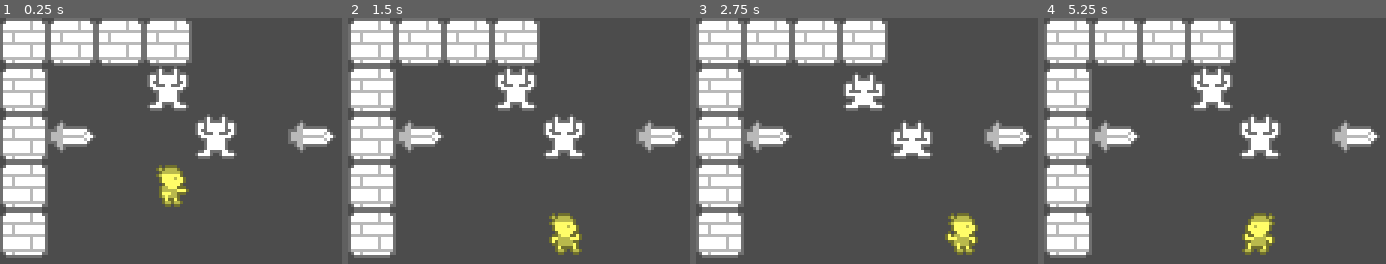
Above: before the commit, frames 1-4 (left to right).
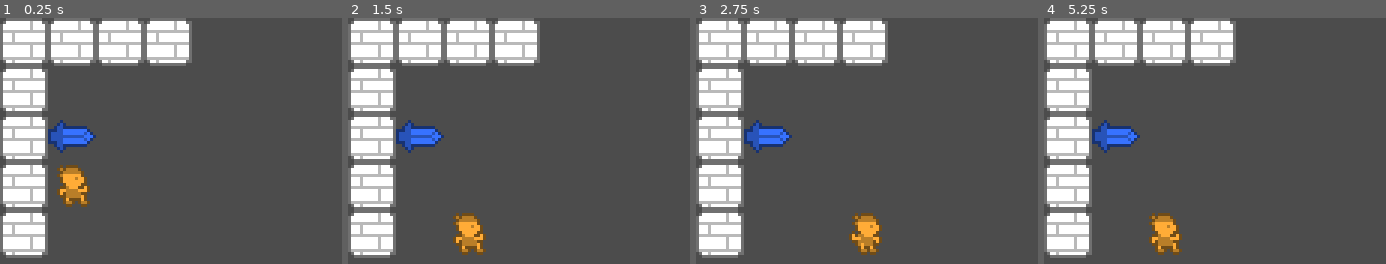
Above: after the commit, the same moments.

Repository: JUB-Yoush/yudum-1
Game: Godot game, scene res://src/Levels/Lvl0.tscn
Same seed, same stepped clock (60 frames per second), same inputs: the game is played once before the commit and once after it.
Inputs:
- Up to frame 1 (0.25 s): no input
- Up to frame 2 (1.5 s): tap Enter at 0.5 s; hold D (right) 0.53-1.28 s; hold F (grab) 0.53-1.28 s; tap Space at 1.25 s; hold S (down) from 1.28 s (still down); tap F (grab) at 1.35 s
- Up to frame 3 (2.75 s): tap Enter at 2 s; release S (down) at 2.03 s; hold D (right) from 2.03 s (still down); hold F (grab) from 2.03 s (still down)
- Up to frame 4 (5.25 s): tap Space at 2.75, 4.25 s; release D (right) at 2.78 s; release F (grab) at 2.78 s; hold W (up) 2.78-3.53 s; tap F (grab) at 2.85, 4.35 s; tap Enter at 3.5 s; hold F (grab) 3.53-4.28 s; hold A (left) 3.53-5.03 s; hold S (down) from 5.03 s (still down); hold F (grab) from 5.03 s (still down)

The runs differ from the first frame. In frame 1, 7.9% of the frame differs, in the area x 14-99%, y 19-77%; in frame 2, 8.0%, in the area x 14-99%, y 19-97%; in frame 3, 7.6%; in frame 4, 8.0%.

Commit message:
re did everything lmao, works better, get animations for player back and make the mob interactions again.

Diff:
--- a/project.godot
+++ b/project.godot
@@ -7,6 +7,16 @@
 ;   param=value ; assign values to parameters
 
 config_version=4
+
+_global_script_classes=[ {
+"base": "Area2D",
+"class": "Actor",
+"language": "GDScript",
+"path": "res://src/actors/generic/Actor.gd"
+} ]
+_global_script_class_icons={
+"Actor": ""
+}
 
 [application]
 
@@ -88,6 +98,11 @@
 , Object(InputEventKey,"resource_local_to_scene":false,"resource_name":"","device":0,"alt":false,"shift":false,"control":false,"meta":false,"command":false,"pressed":false,"scancode":90,"physical_scancode":0,"unicode":0,"echo":false,"script":null)
  ]
 }
+scan={
+"deadzone": 0.5,
+"events": [ Object(InputEventKey,"resource_local_to_scene":false,"resource_name":"","device":0,"alt":false,"shift":false,"control":false,"meta":false,"command":false,"pressed":false,"scancode":88,"physical_scancode":0,"unicode":0,"echo":false,"script":null)
+ ]
+}
 
 [layer_names]
 
--- a/src/Levels/Lvl0.tscn
+++ b/src/Levels/Lvl0.tscn
@@ -1,9 +1,8 @@
-[gd_scene load_steps=8 format=2]
+[gd_scene load_steps=7 format=2]
 
 [ext_resource path="res://assets/tilesheet.png" type="Texture" id=1]
 [ext_resource path="res://src/actors/player/Player.tscn" type="PackedScene" id=2]
-[ext_resource path="res://src/actors/weapon/Sword.tscn" type="PackedScene" id=3]
-[ext_resource path="res://src/actors/mobs/Mob.tscn" type="PackedScene" id=4]
+[ext_resource path="res://src/actors/items/Sword.tscn" type="PackedScene" id=3]
 [ext_resource path="res://src/Levels/Main.gd" type="Script" id=5]
 
 [sub_resource type="ConvexPolygonShape2D" id=3]
@@ -31,15 +30,23 @@
 "shape_transform": Transform2D( 1, 0, 0, 1, 0, 0 )
 } ]
 0/z_index = 0
+1/name = "tilesheet.png 1"
+1/texture = ExtResource( 1 )
+1/tex_offset = Vector2( 0, 0 )
+1/modulate = Color( 1, 1, 1, 1 )
+1/region = Rect2( 32, 32, 16, 16 )
+1/tile_mode = 0
+1/occluder_offset = Vector2( 0, 0 )
+1/navigation_offset = Vector2( 0, 0 )
+1/shape_offset = Vector2( 0, 0 )
+1/shape_transform = Transform2D( 1, 0, 0, 1, 0, 0 )
+1/shape_one_way = false
+1/shape_one_way_margin = 0.0
+1/shapes = [  ]
+1/z_index = 0
 
 [node name="Main" type="Node2D"]
 script = ExtResource( 5 )
-
-[node name="Player" parent="." instance=ExtResource( 2 )]
-position = Vector2( 48, 48 )
-
-[node name="Sword" parent="." instance=ExtResource( 3 )]
-position = Vector2( 16, 32 )
 
 [node name="TileMap" type="TileMap" parent="." groups=["walls"]]
 position = Vector2( 32, 32 )
@@ -49,11 +56,8 @@
 format = 1
 tile_data = PoolIntArray( -65538, 0, 0, -65537, 0, 0, -131072, 0, 0, -131071, 0, 0, -2, 0, 0, 65534, 0, 0, 131070, 0, 0, 196606, 0, 0 )
 
-[node name="Enemy" parent="." instance=ExtResource( 4 )]
-position = Vector2( 48, 16 )
+[node name="Sword" parent="." instance=ExtResource( 3 )]
+position = Vector2( 16, 32 )
 
-[node name="Sword2" parent="." instance=ExtResource( 3 )]
-position = Vector2( 96, 32 )
-
-[node name="Enemy2" parent="." instance=ExtResource( 4 )]
-position = Vector2( 64, 32 )
+[node name="Player" parent="." groups=["player"] instance=ExtResource( 2 )]
+position = Vector2( 16, 48 )
--- a/src/Levels/Main.gd
+++ b/src/Levels/Main.gd
@@ -1,8 +1,9 @@
 extends Node2D
 
-onready var player = get_node("Player")
+#onready var player = get_node("Player")
 func _ready() -> void:
-	player.connect("player_turn_ended",self,"on_player_turn_ended")
+	pass
+	#player.connect("player_turn_ended",self,"on_player_turn_ended")
 
 
 # Called every frame. 'delta' is the elapsed time since the previous frame.
@@ -18,5 +19,5 @@
 	var mobs := get_tree().get_nodes_in_group("mobs")
 	for mob in mobs:
 		mob.act()
-	player.start_turn()
+	#player.start_turn()
 	pass
--- /dev/null
+++ b/src/actors/generic/Actor.gd
@@ -0,0 +1,52 @@
+extends Area2D
+class_name Actor
+
+onready var sprite = $Sprite
+onready var tween = $Tween
+
+var tile_size:int = 16
+var speed:int = 7
+
+var frame:int = 0
+var frames
+
+
+# MOVEMENT / PATHFINDING
+var directions:Dictionary= {"right": Vector2.RIGHT,
+				"left": Vector2.LEFT,
+				"up":Vector2.UP,
+				"down": Vector2.DOWN}
+
+var direction:Vector2 = Vector2.ZERO
+var direction_ray:RayCast2D
+
+onready var rays:Node2D = $Rays
+onready var rayR:RayCast2D = $Rays/RayR
+onready var rayL:RayCast2D = $Rays/RayL
+onready var rayU:RayCast2D = $Rays/RayU
+onready var rayD:RayCast2D = $Rays/RayD
+
+var ray_scan_results:Dictionary = {
+	Vector2.RIGHT:null,
+	Vector2.LEFT:null,
+	Vector2.UP:null,
+	Vector2.DOWN:null
+}
+
+func ray_scan():
+	for ray in rays.get_children():
+		ray.force_raycast_update()
+		ray_scan_results[ray.cast_to.normalized()] = ray
+	return ray_scan_results
+
+
+func _ready() -> void:
+	position = position.snapped(Vector2.ONE * tile_size)
+
+func move_by_tween(direction) -> void:
+	tween.interpolate_property(self, "position",position, position + (direction * tile_size), 1.0/speed, Tween.TRANS_SINE, Tween.EASE_IN_OUT)
+	tween.start()
+
+func animate():
+	frame = wrapi(frame + 1, 0, frames)
+	sprite.frame = frame
--- /dev/null
+++ b/src/actors/generic/Actor.tscn
@@ -0,0 +1,45 @@
+[gd_scene load_steps=4 format=2]
+
+[ext_resource path="res://assets/tilesheet.png" type="Texture" id=1]
+[ext_resource path="res://src/actors/generic/Actor.gd" type="Script" id=2]
+
+[sub_resource type="RectangleShape2D" id=2]
+extents = Vector2( 7, 7 )
+
+[node name="Actor" type="Area2D"]
+script = ExtResource( 2 )
+
+[node name="Sprite" type="Sprite" parent="."]
+texture = ExtResource( 1 )
+centered = false
+region_enabled = true
+region_rect = Rect2( 0, 0, 16, 16 )
+
+[node name="CollisionShape2D" type="CollisionShape2D" parent="."]
+position = Vector2( 8, 8 )
+shape = SubResource( 2 )
+
+[node name="Rays" type="Node2D" parent="."]
+position = Vector2( 8, 8 )
+
+[node name="RayR" type="RayCast2D" parent="Rays"]
+position = Vector2( 8, 0 )
+cast_to = Vector2( 8, 0 )
+collide_with_areas = true
+
+[node name="RayL" type="RayCast2D" parent="Rays"]
+position = Vector2( -8, 0 )
+cast_to = Vector2( -8, 0 )
+collide_with_areas = true
+
+[node name="RayU" type="RayCast2D" parent="Rays"]
+position = Vector2( 0, -8 )
+cast_to = Vector2( 0, -8 )
+collide_with_areas = true
+
+[node name="RayD" type="RayCast2D" parent="Rays"]
+position = Vector2( 0, 8 )
+cast_to = Vector2( 0, 8 )
+collide_with_areas = true
+
+[node name="Tween" type="Tween" parent="."]
--- /dev/null
+++ b/src/actors/items/Sword.gd
@@ -0,0 +1,9 @@
+extends Actor
+
+var attack = 3
+
+func _ready() -> void:
+	frames = 1
+
+func move(direction:Vector2):
+	move_by_tween(direction)
--- /dev/null
+++ b/src/actors/items/Sword.tscn
@@ -0,0 +1,11 @@
+[gd_scene load_steps=3 format=2]
+
+[ext_resource path="res://src/actors/generic/Actor.tscn" type="PackedScene" id=1]
+[ext_resource path="res://src/actors/items/Sword.gd" type="Script" id=2]
+
+[node name="Sword" groups=["items"] instance=ExtResource( 1 )]
+script = ExtResource( 2 )
+
+[node name="Sprite" parent="." index="0"]
+modulate = Color( 0.219608, 0.45098, 1, 1 )
+region_rect = Rect2( 32, 16, 16, 16 )
--- a/src/actors/weapon/Sword.tscn
+++ b/src/actors/items/oldSword.tscn
@@ -1,7 +1,8 @@
 [gd_scene load_steps=4 format=2]
 
 [ext_resource path="res://assets/tilesheet.png" type="Texture" id=1]
-[ext_resource path="res://src/actors/weapon/Sword.gd" type="Script" id=2]
+[ext_resource path="res://src/actors/items/oldSword.gd" type="Script" id=2]
+
 
 [sub_resource type="RectangleShape2D" id=1]
 extents = Vector2( 8, 8 )
--- a/src/actors/player/Player.gd
+++ b/src/actors/player/Player.gd
@@ -1,202 +1,150 @@
-extends Area2D
+extends Actor
 
-onready var sprite = $Sprite
-onready var ray = $RayCast2D
-onready var tween = $Tween
+# PLAYER VARIABLES ------------------------------------
+var max_hp:int = 10
+var hp:int = max_hp
 
-var tile_size:int = 16
+var max_ap:int = 6
+var ap:int = max_ap
 
-var speed = 7
+var currentItem:Actor
+
+#var item_ray_scan_results:Dictionary = {
+#	Vector2.RIGHT:null,
+#	Vector2.LEFT:null,
+#	Vector2.UP:null,
+#	Vector2.DOWN:null
+#}
+
+#ANIMATION ---------------------
 
 
-var item_dir:Vector2
+enum States{
+	NO_ITEM
+	WITH_ITEM
+}
 
-signal moved_item(dir,speed)
-signal player_turn_ended
-signal player_moved
+var _state:int = States.NO_ITEM
 
-# GAME STATS ---------------------
-var max_hp:= 5
-var hp:= max_hp
-
-var max_ap:= 6
-var ap:= max_ap setget change_ap
-
-var currentItem:Area2D
-
-enum States{
-	IDLE,
-	PUSH,
-	RECOVERING
-}
-var _state = States.IDLE
-
-# ANIMATIONS -----------------------------
-var frame = 0
-var IDLE_anim = [0,1]
-var push_anim = [2,3]
-var current_anim:Array
-
-var inputs:Dictionary= {"right": Vector2.RIGHT,
-				"left": Vector2.LEFT,
-				"up":Vector2.UP,
-				"down": Vector2.DOWN}
-
-var directions = [Vector2.RIGHT,Vector2.LEFT,Vector2.UP,Vector2.DOWN]
-
-var inputted_dir:Vector2
+func _ready() -> void:
+	frames = 2
+	direction = Vector2.RIGHT
 
 
-func change_ap(ap_diff):
-	ap += ap_diff
-	print(ap)
-	if ap <= 0:
-		end_turn()
-	pass
+func _unhandled_input(event: InputEvent) -> void:
+	if tween.is_active():
+		return
+
+	if event.is_action_pressed("right"):
+		ray_scan()
+		direction_ray = rayR
+		direction = direction_ray.cast_to.normalized()
+		check_scanned_tile(direction_ray,direction)
+
+	elif event.is_action_pressed("left"):
+		ray_scan()
+		direction_ray = rayL
+		direction = direction_ray.cast_to.normalized()
+		check_scanned_tile(direction_ray,direction)
+
+	elif event.is_action_pressed("up"):
+		ray_scan()
+		direction_ray = rayU
+		direction = direction_ray.cast_to.normalized()
+		check_scanned_tile(direction_ray,direction)
+
+	elif event.is_action_pressed("down"):
+		ray_scan()
+		direction_ray = rayD
+		direction = direction_ray.cast_to.normalized()
+		check_scanned_tile(direction_ray,direction)
+
+	elif event.is_action_pressed("grab"):
+		pressed_grab()
 
 
 
 
-func _ready() -> void:
-	position = position.snapped(Vector2.ONE * tile_size)
-	#position += Vector2.ONE * tile_size
-
-func _unhandled_input(event: InputEvent) -> void:
-	if tween.is_active():
-		return
-	for input in inputs:
-		if event.is_action_pressed(input):
-			inputted_dir = inputs[input]
-			check(inputted_dir)
-
-	if event.is_action_pressed("grab"):
-		match _state:
-			States.IDLE:
-				find_item()
-
-			States.PUSH:
-				drop_item()
 
 
-func move(dir) -> void:
+func check_scanned_tile(direction_ray:RayCast2D,direction:Vector2):
+	var direction_ray_tile = direction_ray.get_collider()
+
 	match _state:
-		States.IDLE:
-			emit_signal("moved_item",dir,speed)
-			emit_signal("player_moved")
-			move_tween(dir)
-			animate(dir)
-			change_ap(-2)
+		States.NO_ITEM:
+			if direction_ray_tile == null:
+				move(direction)
+		States.WITH_ITEM:
+			var item_ray_scan_results:Dictionary = currentItem.ray_scan()
+			var item_direction_ray:RayCast2D = item_ray_scan_results[direction]
+			var item_direction_tile = item_direction_ray.get_collider()
 
-		States.PUSH:
-			emit_signal("moved_item",dir,speed)
-			emit_signal("player_moved")
-			move_tween(dir)
-			animate(dir)
-			change_ap(-3)
+#			print(direction_ray_tile)
+#			print(item_direction_tile)
+			if direction_ray_tile == null:
+				if item_direction_tile == null:
+					move(direction)
+					currentItem.move(direction)
+				elif item_direction_tile.is_in_group("walls") or item_direction_tile.is_in_group("items"):
+					drop_item()
+					move(direction)
+				elif item_direction_tile.is_in_group("mob"):
+					attack_mob(item_direction_tile,currentItem)
 
 
 
-func move_tween(dir) -> void:
-	tween.interpolate_property(self, "position",position, position + (dir * tile_size), 1.0/speed, Tween.TRANS_SINE, Tween.EASE_IN_OUT)
-	tween.start()
+			#moving in dir of item
+			if direction_ray_tile == currentItem:
+				#empty in front of item
+				if item_direction_tile == null:
+					move(direction)
+					currentItem.move(direction)
+				elif item_direction_tile.is_in_group("mobs"):
+					attack_mob(item_direction_tile,currentItem)
 
-func check(dir):
-	match _state:
-		States.IDLE:
-			var tile = check_tile(dir)
-			if tile == null:
-				move(dir)
-
-		States.PUSH:
-			var tile = check_tile(dir)
-			var item_check_tile = currentItem.get_check_tile(dir)
-
-			if item_check_tile != null and item_check_tile.is_in_group("mobs"):
-				attack_mob(item_check_tile, currentItem)
-
-			#if going in dir of item, use items check from same dir
-			if tile != null and tile.is_in_group("items"):
-				if item_check_tile == null:
-					tile = item_check_tile
+			if  item_direction_tile != null and item_direction_tile.is_in_group("player"):
+				move(direction)
+				currentItem.move(direction)
 
 
-			if tile == null:
+func move(direction:Vector2):
+	match _state:
+		States.NO_ITEM:
+			move_by_tween(direction)
+			animate()
+			change_ap(-2)
+		States.WITH_ITEM:
+			move_by_tween(direction)
+			animate()
+			change_ap(-3)
 
-				emit_signal("moved_item",dir,speed)
-				move(dir)
+func change_ap(ap_diff:int):
+	ap += ap_diff
+	if ap <= 0:
+		pass
 
+func pressed_grab():
+	match _state:
+		States.NO_ITEM:
+			ray_scan()
+			direction_ray = ray_scan_results[direction]
+			var direction_ray_tile = direction_ray.get_collider()
 
+			if direction_ray_tile != null:
+				if direction_ray_tile.is_in_group("items"):
+					grab_item(direction_ray_tile)
 
-			ray.position = Vector2(8,8)
-			ray.cast_to = dir * tile_size
+		States.WITH_ITEM:
+			drop_item()
 
-
-func animate(dir) -> void:
-	match _state:
-		States.IDLE:
-			current_anim = IDLE_anim
-		States.PUSH:
-			current_anim = push_anim
-
-	frame = wrapi(frame + 1, 0, 2)
-	sprite.frame = current_anim[frame]
-
-	if _state == States.IDLE:
-		if dir == Vector2.RIGHT:
-			sprite.flip_h = false
-		if dir == Vector2.LEFT:
-			sprite.flip_h = true
-
-func find_item():
-	#print(inputted_dir)
-	var tile = check_tile(inputted_dir)
-	if tile != null and tile.is_in_group("items"):
-		found_item(tile,inputted_dir)
-
-func found_item(tile,dir):
-	if currentItem == null:
-
-		_state = States.PUSH
-		currentItem = tile
-		connect("moved_item",currentItem,"on_moved_item")
-		currentItem.connect("player_let_go",self,"drop_item")
-		item_dir = dir
-		if dir == Vector2.RIGHT:
-			sprite.flip_h = false
-		if dir == Vector2.LEFT:
-			sprite.flip_h = true
-		animate(dir)
-
+func grab_item(item:Actor):
+	currentItem = item
+	_state = States.WITH_ITEM
 
 func drop_item():
-	_state = States.IDLE
-	disconnect("moved_item",currentItem,"on_moved_item")
-	currentItem.disconnect("player_let_go",self,"drop_item")
+	_state = States.NO_ITEM
 	currentItem = null
-	animate(inputted_dir)
 
-func check_tile(dir):
-	ray.cast_to = dir * tile_size
-	ray.force_raycast_update()
-	var tile = ray.get_collider()
-	return tile
-
-func end_turn():
-	emit_signal("player_turn_ended")
-
-func start_turn():
-	change_ap(max_ap)
-
-func attack_mob(mob,item):
-	print("attack mob")
-	move_tween(inputted_dir)
-	item.move(inputted_dir,speed)
-	yield(get_tree().create_timer(speed * 0.025), "timeout")
-	move_tween(-inputted_dir)
-	item.move(-inputted_dir,speed)
-
-	#move up
-	#make mob take damage
-	#wait a lil bit
-	#move back
-	mob.change_hp(-item.damage)
+func attack_mob(mob:Actor,currentItem:Actor):
+	mob.take_damage(currentItem.attack)
+	pass
--- a/src/actors/player/Player.tscn
+++ b/src/actors/player/Player.tscn
@@ -1,38 +1,12 @@
-[gd_scene load_steps=5 format=2]
+[gd_scene load_steps=3 format=2]
 
-[ext_resource path="res://src/actors/player/Player.gd" type="Script" id=1]
-[ext_resource path="res://assets/tilesheet.png" type="Texture" id=2]
+[ext_resource path="res://src/actors/generic/Actor.tscn" type="PackedScene" id=1]
+[ext_resource path="res://src/actors/player/Player.gd" type="Script" id=2]
 
-[sub_resource type="RectangleShape2D" id=2]
-extents = Vector2( 8, 8 )
+[node name="Player" instance=ExtResource( 1 )]
+script = ExtResource( 2 )
 
-[sub_resource type="Animation" id=1]
-resource_name = "walk"
-length = 0.001
-
-[node name="Player" type="Area2D" groups=["player"]]
-script = ExtResource( 1 )
-
-[node name="Sprite" type="Sprite" parent="."]
-modulate = Color( 1, 0.996078, 0.411765, 1 )
-texture = ExtResource( 2 )
-centered = false
-hframes = 4
-frame = 3
-region_enabled = true
-region_rect = Rect2( 0, 0, 64, 16 )
-
-[node name="CollisionShape2D" type="CollisionShape2D" parent="."]
-visible = false
-position = Vector2( 8, 8 )
-shape = SubResource( 2 )
-
-[node name="RayCast2D" type="RayCast2D" parent="." groups=["player"]]
-position = Vector2( 8, 8 )
-cast_to = Vector2( 0, 16 )
-collide_with_areas = true
-
-[node name="AnimationPlayer" type="AnimationPlayer" parent="."]
-anims/walk = SubResource( 1 )
-
-[node name="Tween" type="Tween" parent="."]
+[node name="Sprite" parent="." index="0" groups=["players"]]
+modulate = Color( 1, 0.678431, 0.219608, 1 )
+hframes = 2
+region_rect = Rect2( 0, 0, 32, 16 )
--- /dev/null
+++ b/src/actors/player/oldPlayer.gd
@@ -0,0 +1,214 @@
+extends Area2D
+
+onready var sprite = $Sprite
+onready var ray = $RayCast2D
+onready var tween = $Tween
+
+var tile_size:int = 16
+
+var speed = 7
+
+
+var item_dir:Vector2
+
+signal moved_item(dir,speed)
+signal player_turn_ended
+signal player_moved
+
+# GAME STATS ---------------------
+var max_hp:= 5
+var hp:= max_hp
+
+var max_ap:= 6
+var ap:= max_ap setget change_ap
+
+var currentItem:Area2D
+
+enum States{
+	IDLE,
+	PUSH,
+	RECOVERING
+}
+var _state = States.IDLE
+
+# ANIMATIONS -----------------------------
+var frame = 0
+var IDLE_anim = [0,1]
+var push_anim = [2,3]
+var current_anim:Array
+
+# MOVEMENT / PATHFINDING
+var inputs:Dictionary= {"right": Vector2.RIGHT,
+				"left": Vector2.LEFT,
+				"up":Vector2.UP,
+				"down": Vector2.DOWN}
+
+var directions = [Vector2.RIGHT,Vector2.LEFT,Vector2.UP,Vector2.DOWN]
+
+onready var rays = $Rays
+onready var rayR
+onready var rayL
+onready var rayU
+onready var rayD
+
+var ray_tiles = {
+	Vector2.RIGHT:null
+}
+
+
+var inputted_dir:Vector2
+
+
+func change_ap(ap_diff):
+	ap += ap_diff
+	print(ap)
+	if ap <= 0:
+		end_turn()
+	pass
+
+
+
+
+func _ready() -> void:
+	position = position.snapped(Vector2.ONE * tile_size)
+	#position += Vector2.ONE * tile_size
+
+func _unhandled_input(event: InputEvent) -> void:
+	if tween.is_active():
+		return
+	for input in inputs:
+		if event.is_action_pressed(input):
+			inputted_dir = inputs[input]
+			check(inputted_dir)
+
+	if event.is_action_pressed("grab"):
+		match _state:
+			States.IDLE:
+				find_item()
+
+			States.PUSH:
+				drop_item()
+
+
+func move(dir) -> void:
+	match _state:
+		States.IDLE:
+			emit_signal("moved_item",dir,speed)
+			emit_signal("player_moved")
+			move_tween(dir)
+			animate(dir)
+			change_ap(-2)
+
+		States.PUSH:
+			emit_signal("moved_item",dir,speed)
+			emit_signal("player_moved")
+			move_tween(dir)
+			animate(dir)
+			change_ap(-3)
+
+
+
+func move_tween(dir) -> void:
+	tween.interpolate_property(self, "position",position, position + (dir * tile_size), 1.0/speed, Tween.TRANS_SINE, Tween.EASE_IN_OUT)
+	tween.start()
+
+func check(dir):
+	match _state:
+		States.IDLE:
+			var tile = check_tile(dir)
+			if tile == null:
+				move(dir)
+
+		States.PUSH:
+			var tile = check_tile(dir)
+			var item_check_tile = currentItem.get_check_tile(dir)
+
+			if item_check_tile != null and item_check_tile.is_in_group("mobs"):
+				attack_mob(item_check_tile, currentItem)
+
+			#if going in dir of item, use items check from same dir
+			if tile != null and tile.is_in_group("items"):
+				if item_check_tile == null:
+					tile = item_check_tile
+
+
+			if tile == null:
+
+				emit_signal("moved_item",dir,speed)
+				move(dir)
+
+
+
+			ray.position = Vector2(8,8)
+			ray.cast_to = dir * tile_size
+
+
+func animate(dir) -> void:
+	match _state:
+		States.IDLE:
+			current_anim = IDLE_anim
+		States.PUSH:
+			current_anim = push_anim
+
+	frame = wrapi(frame + 1, 0, 2)
+	sprite.frame = current_anim[frame]
+
+	if _state == States.IDLE:
+		if dir == Vector2.RIGHT:
+			sprite.flip_h = false
+		if dir == Vector2.LEFT:
+			sprite.flip_h = true
+
+func find_item():
+	#print(inputted_dir)
+	var tile = check_tile(inputted_dir)
+	if tile != null and tile.is_in_group("items"):
+		found_item(tile,inputted_dir)
+
+func found_item(tile,dir):
+	if currentItem == null:
+
+		_state = States.PUSH
+		currentItem = tile
+		connect("moved_item",currentItem,"on_moved_item")
+		currentItem.connect("player_let_go",self,"drop_item")
+		item_dir = dir
+		if dir == Vector2.RIGHT:
+			sprite.flip_h = false
+		if dir == Vector2.LEFT:
+			sprite.flip_h = true
+		animate(dir)
+
+
+func drop_item():
+	_state = States.IDLE
+	disconnect("moved_item",currentItem,"on_moved_item")
+	currentItem.disconnect("player_let_go",self,"drop_item")
+	currentItem = null
+	animate(inputted_dir)
+
+func check_tile(dir):
+	ray.cast_to = dir * tile_size
+	ray.force_raycast_update()
+	var tile = ray.get_collider()
+	return tile
+
+func end_turn():
+	emit_signal("player_turn_ended")
+
+func start_turn():
+	change_ap(max_ap)
+
+func attack_mob(mob,item):
+	print("attack mob")
+	move_tween(inputted_dir)
+	item.move(inputted_dir,speed)
+	yield(get_tree().create_timer(speed * 0.025), "timeout")
+	move_tween(-inputted_dir)
+	item.move(-inputted_dir,speed)
+
+	#move up
+	#make mob take damage
+	#wait a lil bit
+	#move back
+	mob.change_hp(-item.damage)
--- /dev/null
+++ b/src/actors/player/oldPlayer.tscn
@@ -0,0 +1,52 @@
+[gd_scene load_steps=5 format=2]
+
+[ext_resource path="res://src/actors/player/oldPlayer.gd" type="Script" id=1]
+[ext_resource path="res://assets/tilesheet.png" type="Texture" id=2]
+
+[sub_resource type="RectangleShape2D" id=2]
+extents = Vector2( 8, 8 )
+
+[sub_resource type="Animation" id=1]
+resource_name = "walk"
+length = 0.001
+
+[node name="Player" type="Area2D" groups=["player"]]
+script = ExtResource( 1 )
+
+[node name="Sprite" type="Sprite" parent="."]
+modulate = Color( 1, 0.996078, 0.411765, 1 )
+texture = ExtResource( 2 )
+centered = false
+hframes = 4
+frame = 3
+region_enabled = true
+region_rect = Rect2( 0, 0, 64, 16 )
+
+[node name="CollisionShape2D" type="CollisionShape2D" parent="."]
+visible = false
+position = Vector2( 8, 8 )
+shape = SubResource( 2 )
+
+[node name="Rays" type="Node2D" parent="."]
+position = Vector2( 8, 8 )
+
+[node name="RayR" type="RayCast2D" parent="Rays" groups=["player"]]
+cast_to = Vector2( 16, 0 )
+collide_with_areas = true
+
+[node name="RayL" type="RayCast2D" parent="Rays" groups=["player"]]
+cast_to = Vector2( -16, 0 )
+collide_with_areas = true
+
+[node name="RayU" type="RayCast2D" parent="Rays" groups=["player"]]
+cast_to = Vector2( 0, -16 )
+collide_with_areas = true
+
+[node name="RayD" type="RayCast2D" parent="Rays" groups=["player"]]
+cast_to = Vector2( 0, 16 )
+collide_with_areas = true
+
+[node name="AnimationPlayer" type="AnimationPlayer" parent="."]
+anims/walk = SubResource( 1 )
+
+[node name="Tween" type="Tween" parent="."]
Renamed: src/actors/weapon/Sword.gd -> src/actors/items/oldSword.gd
Not shown, changed: todo.txt
